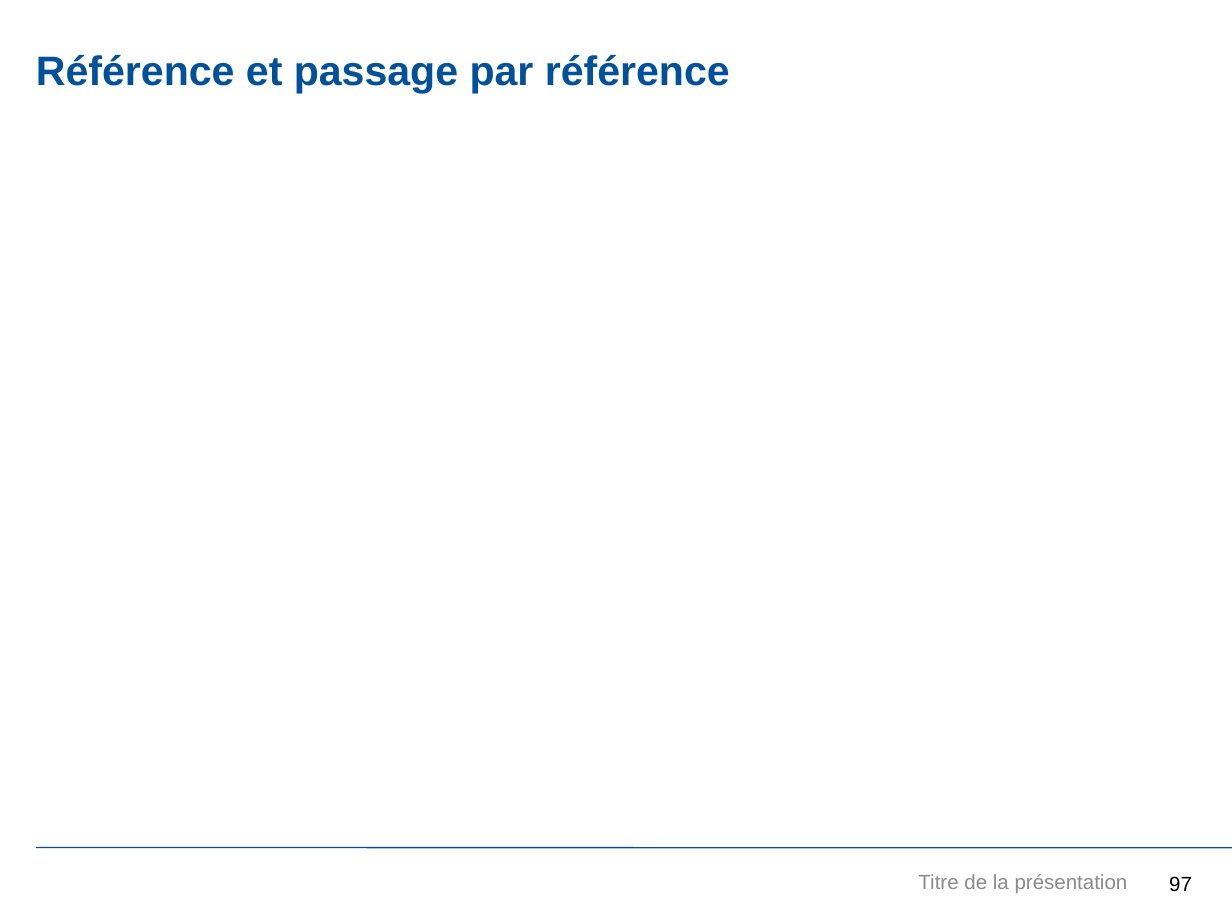
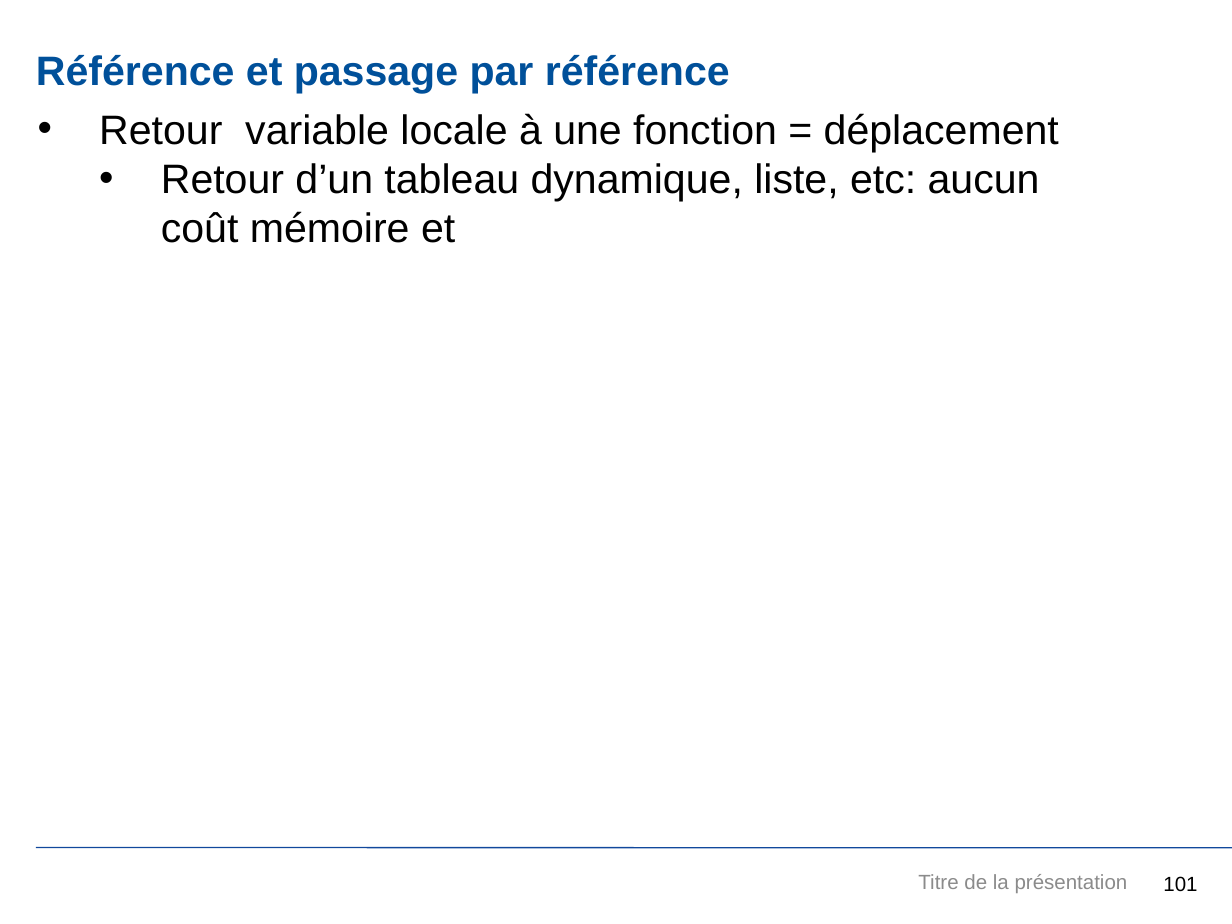
Before and after one commit to JuvignyEnsta/C-2020, a slide deck: slide 101 of Transparents/InitiationCpp.pptx (slide 97 before the commit). Drawn at 1232x924 pixels with LibreOffice and Linux fonts; fonts in the diff are those of the drawing; background and template pictures are left out. Boxes give left, top, right and bottom in pixels: in the first picture for what was removed or moved away, otherwise in the second. Text is boxed around its words. In the diff, an @@ line names an element or a change of style, - is before the commit and + after.

```diff
--- a/Transparents/InitiationCpp.pptx
+++ b/Transparents/InitiationCpp.pptx
@@ text added at (99,113,1059,243), 24 pt, text #000000 @@
+• Retour variable locale à une fonction = déplacement
+  • Retour d’un tableau dynamique, liste, etc: aucun coût mémoire et
@@ page number at (1163,876,1197,892): text changed @@
-97
+101
```
Also in this commit, not shown: 4 other slides changed, 10 slides added, 5 other files.
